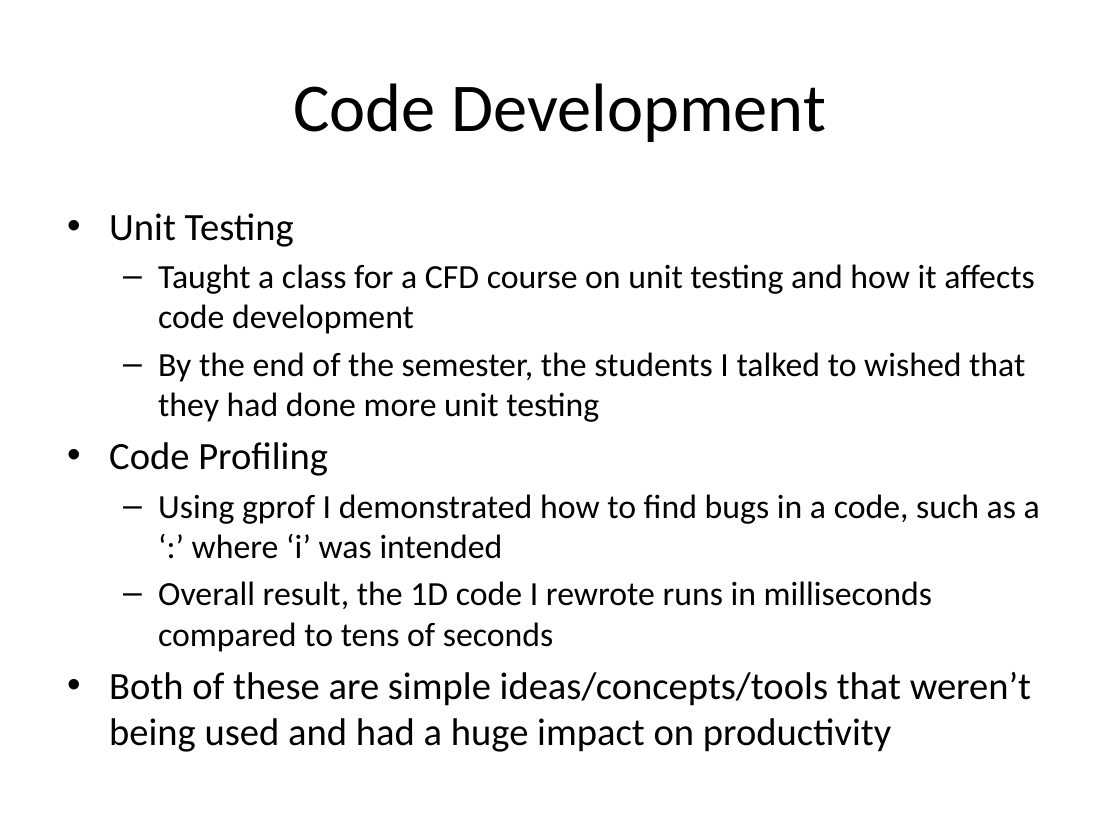
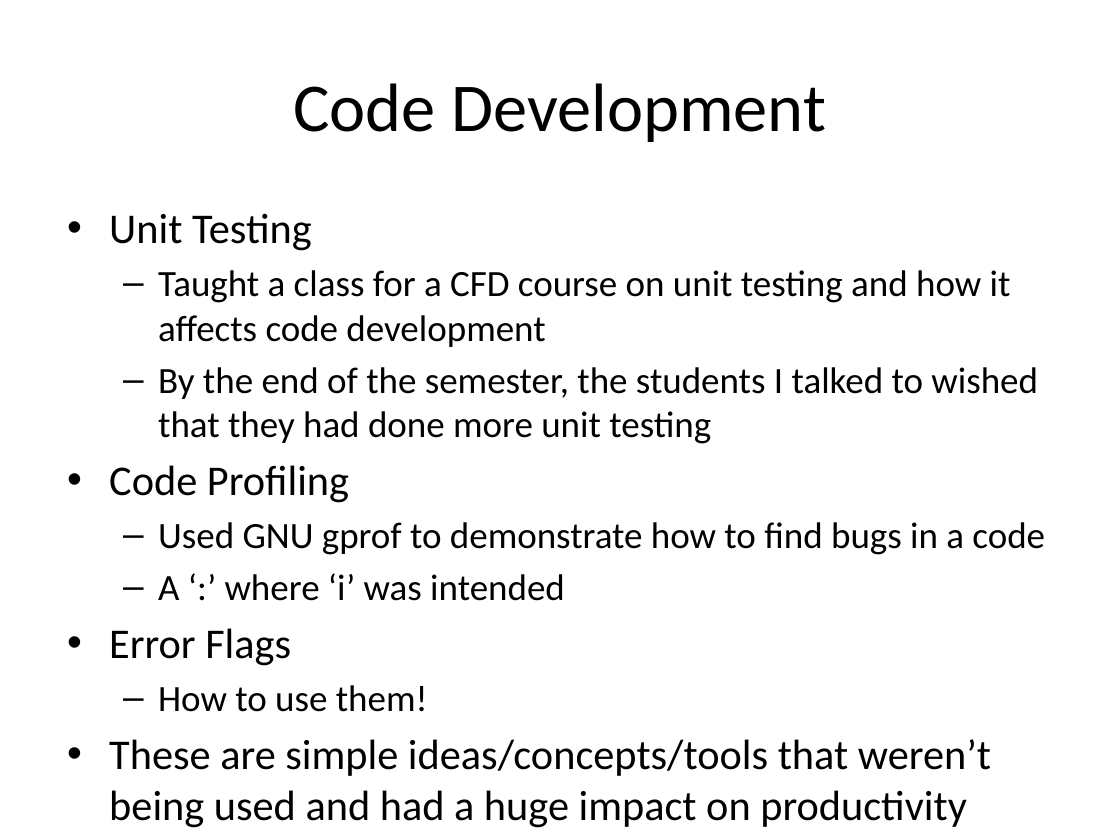
Before and after one commit to jderlaga/Presentations, a slide deck: slide 14 of June_Overview.pptx (slide 15 before the commit). Drawn at 1120x840 pixels with LibreOffice and Linux fonts; fonts in the diff are those of the drawing. Boxes give left, top, right and bottom in pixels: in the first picture for what was removed or moved away, otherwise in the second. Text is boxed around its words. In the diff, an @@ line names an element or a change of style, - is before the commit and + after.

```diff
--- a/June_Overview.pptx
+++ b/June_Overview.pptx
@@ text at (109,213,1038,503): size 24.8 to 27.2 pt in "Unit Testing", "Code Profiling"; size 21.7 to 23.8 pt in "Taught a class for a CFD course ...", "By the end of the semester, the ..." @@
@@ text at (109,522,1045,828): text changed; size 21.7 to 27.2 pt @@
-  – Using gprof I demonstrated how to find bugs in a code, such as a ‘:’ where ‘i’ was intended
-  – Overall result, the 1D code I rewrote runs in milliseconds compared to tens of seconds
-• Both of these are simple ideas/concepts/tools that weren’t being used and had a huge impact on productivity
+  – Used GNU gprof to demonstrate how to find bugs in a code
+  – A ‘:’ where ‘i’ was intended
+• Error Flags
+  – How to use them!
+• These are simple ideas/concepts/tools that weren’t being used and had a huge impact on productivity
```
Also in this commit, not shown: 13 other slides changed, 2 slides added, 1 slide removed.
